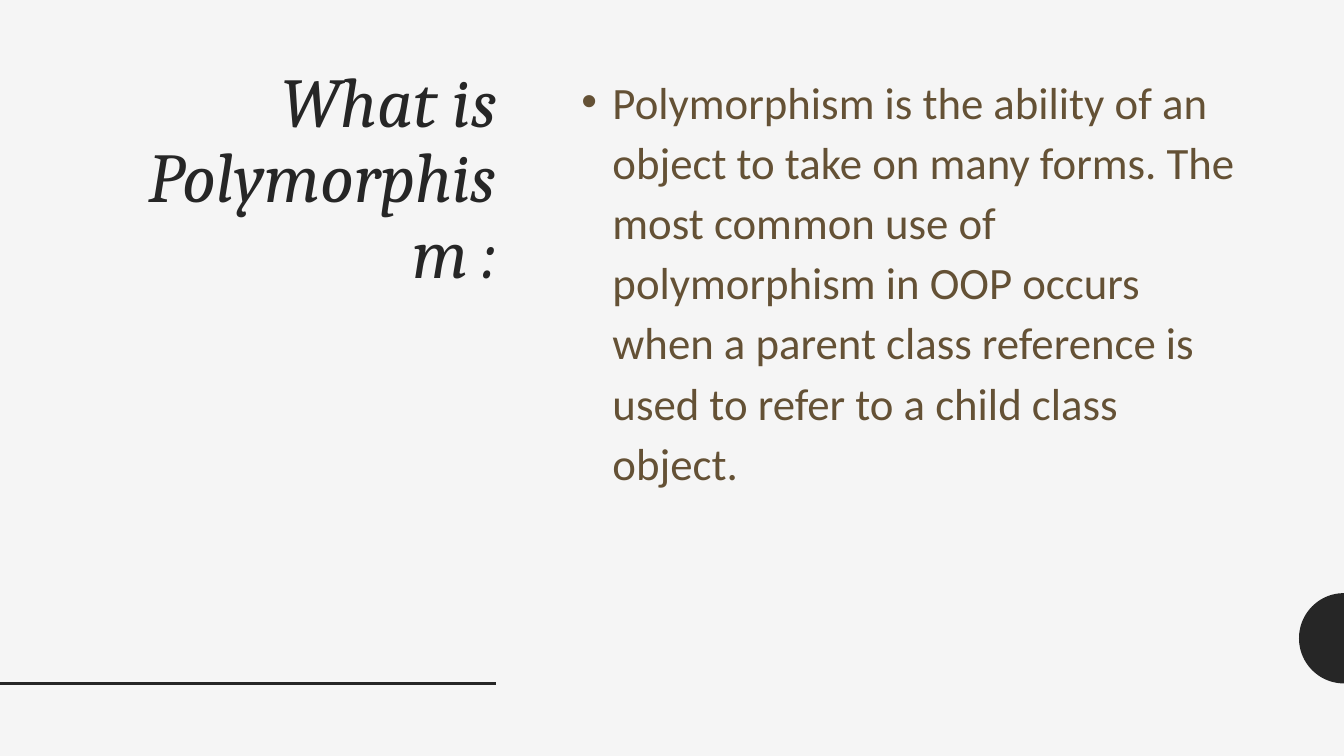
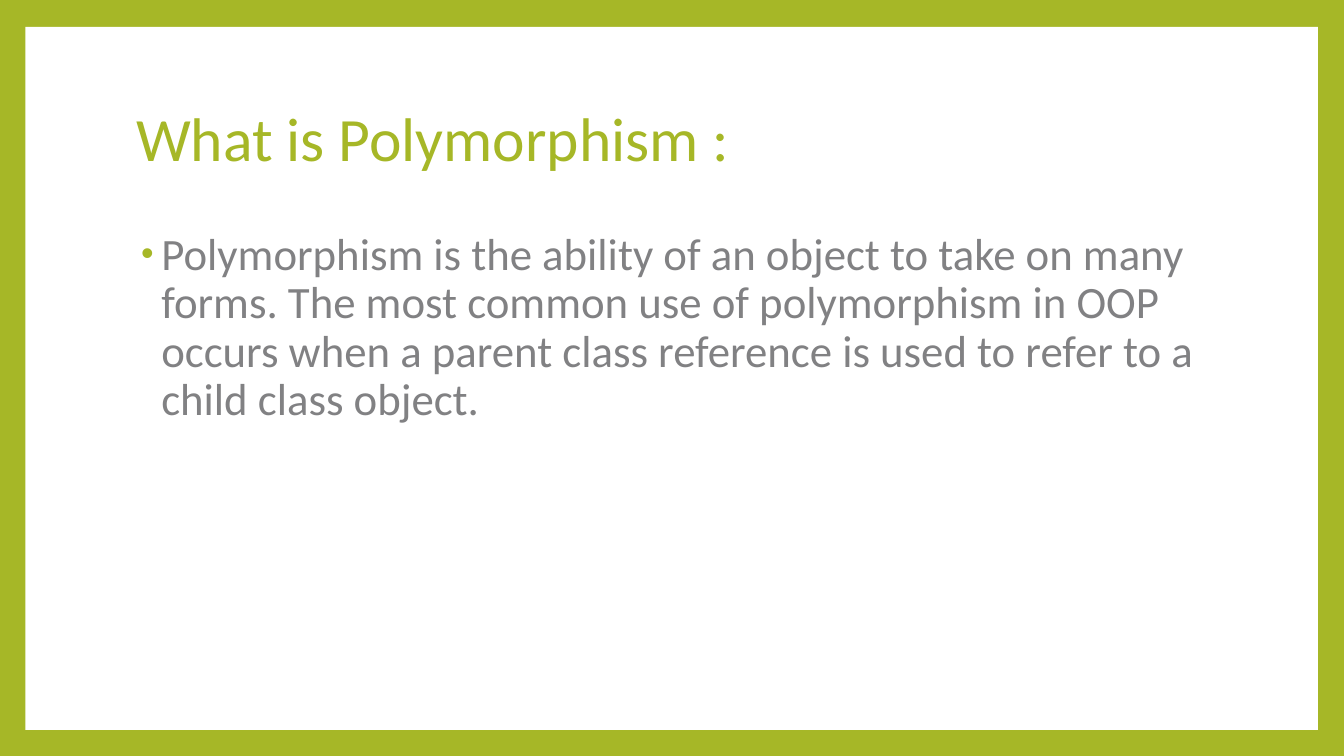
Before and after one commit to ramimhossain12/Java-Programming-Tutorial-OOP-Exercises, a slide deck: slide 2 of java tutarial for OOP/polymorphism.pptx. Drawn at 1344x756 pixels with LibreOffice and Linux fonts; fonts in the diff are those of the drawing. Boxes give left, top, right and bottom in pixels: in the first picture for what was removed or moved away, otherwise in the second. Text is boxed around its words. In the diff, an @@ line names an element or a change of style, - is before the commit and + after.

Commit message:
theme change polymorphism

```diff
--- a/java tutarial for OOP/polymorphism.pptx
+++ b/java tutarial for OOP/polymorphism.pptx
@@ background #F5F5F5 to #A6B727 @@
@@ rectangle added at box(25, 27, 1318, 730), fill #FFFFFF @@
@@ title "What is Polymorphism :": place and size @@
-title "What is Polymorphism :" at box(281, 78, 497, 128)
+title "What is Polymorphism :" at box(136, 118, 699, 171)
@@ title "What is Polymorphism :" at box(136, 118, 699, 171): size 50 to 44 pt, font Cambria to Calibri, text colour #262626 to #A6B727, italic off; alignment right to left; vertical alignment top to middle @@
@@ text "Polymorphism is the ability of ...": place and size @@
-text "Polymorphism is the ability of ..." at box(612, 88, 1235, 488)
+text "Polymorphism is the ability of ..." at box(161, 239, 1192, 423)
@@ text "Polymorphism is the ability of ..." at box(161, 239, 1192, 423): text colour #645135 to #818183; indent changed; line spacing 1.12 to 0.9; more space between paragraphs @@
@@ freeform shape removed at box(1300, 593, 1344, 684) @@
@@ line removed from (0, 684) to (496, 684) @@
```
Also in this commit, not shown: 24 other slides changed, 1 slide added, 1 slide removed.
